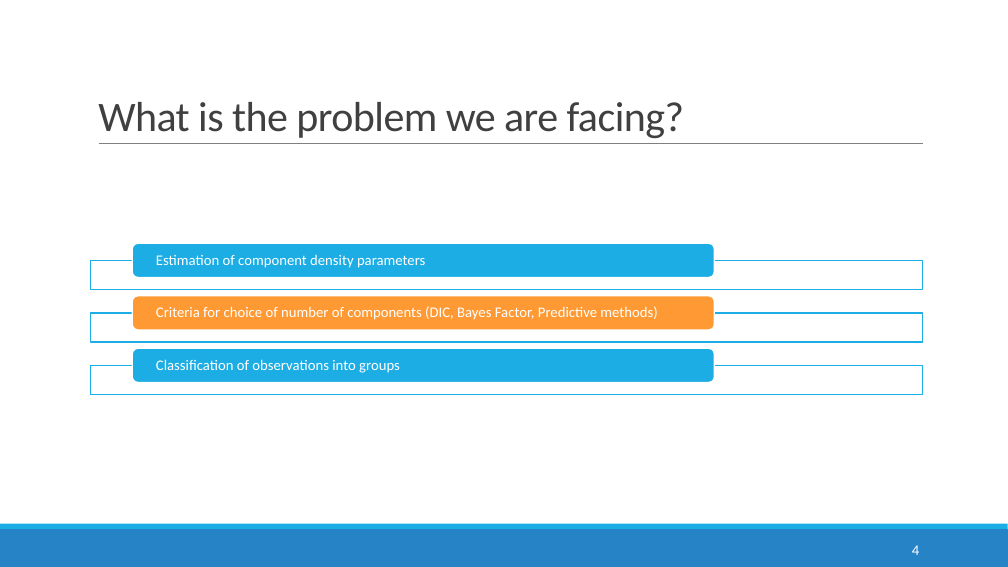
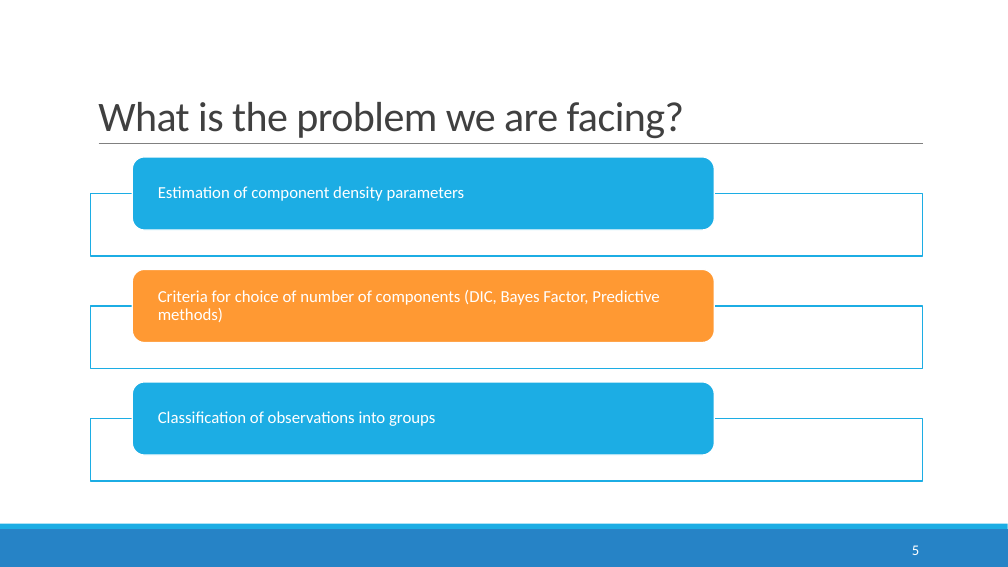
Before and after one commit to anirudhtomer/MScThesis, a slide deck: slide 5 of mid term presentation.pptx (slide 4 before the commit). Drawn at 1008x567 pixels with LibreOffice and Linux fonts; fonts in the diff are those of the drawing; background and template pictures are left out. Boxes give left, top, right and bottom in pixels: in the first picture for what was removed or moved away, otherwise in the second. Text is boxed around its words. In the diff, an @@ line names an element or a change of style, - is before the commit and + after.

```diff
--- a/mid term presentation.pptx
+++ b/mid term presentation.pptx
@@ rounded rectangle: place and size @@
-rounded rectangle at <box>132,243,715,278</box>
+rounded rectangle at <box>132,157,715,231</box>
@@ size 14 to 16 pt in 3 elements at <box>158,290,659,322</box>, <box>158,411,435,426</box>, <box>158,186,465,201</box> @@
@@ text "Estimation of component density parameters": place and size @@
-text "Estimation of component density parameters" at <box>156,255,425,268</box>
+text "Estimation of component density parameters" at <box>158,186,465,201</box>
@@ rectangle: place and size @@
-rectangle at <box>91,260,923,290</box>
+rectangle at <box>91,194,923,256</box>
@@ rounded rectangle: place and size @@
-rounded rectangle at <box>132,296,715,330</box>
+rounded rectangle at <box>132,269,715,343</box>
@@ text "Criteria for choice of number ...": place and size @@
-text "Criteria for choice of number ..." at <box>156,306,657,320</box>
+text "Criteria for choice of number ..." at <box>158,290,659,322</box>
@@ rectangle: place and size @@
-rectangle at <box>91,313,923,343</box>
+rectangle at <box>91,306,923,369</box>
@@ rounded rectangle: place and size @@
-rounded rectangle at <box>132,349,715,383</box>
+rounded rectangle at <box>132,382,715,455</box>
@@ text "Classification of observations into groups": place and size @@
-text "Classification of observations into groups" at <box>156,359,400,373</box>
+text "Classification of observations into groups" at <box>158,411,435,426</box>
@@ rectangle: place and size @@
-rectangle at <box>91,365,923,395</box>
+rectangle at <box>91,419,923,482</box>
@@ page number at <box>912,545,919,555</box>: text changed @@
-4
+5
```
Also in this commit, not shown: 8 other slides changed, 2 slides added, 4 slides removed, 9 other files.
